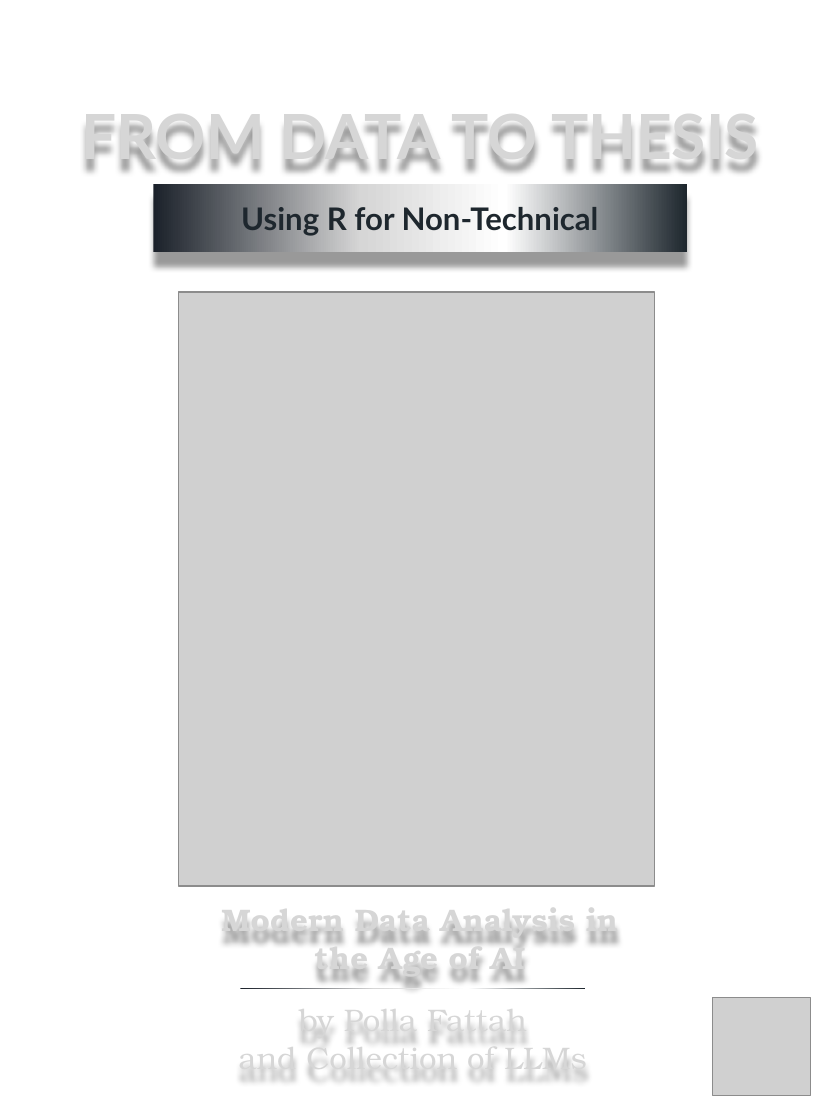
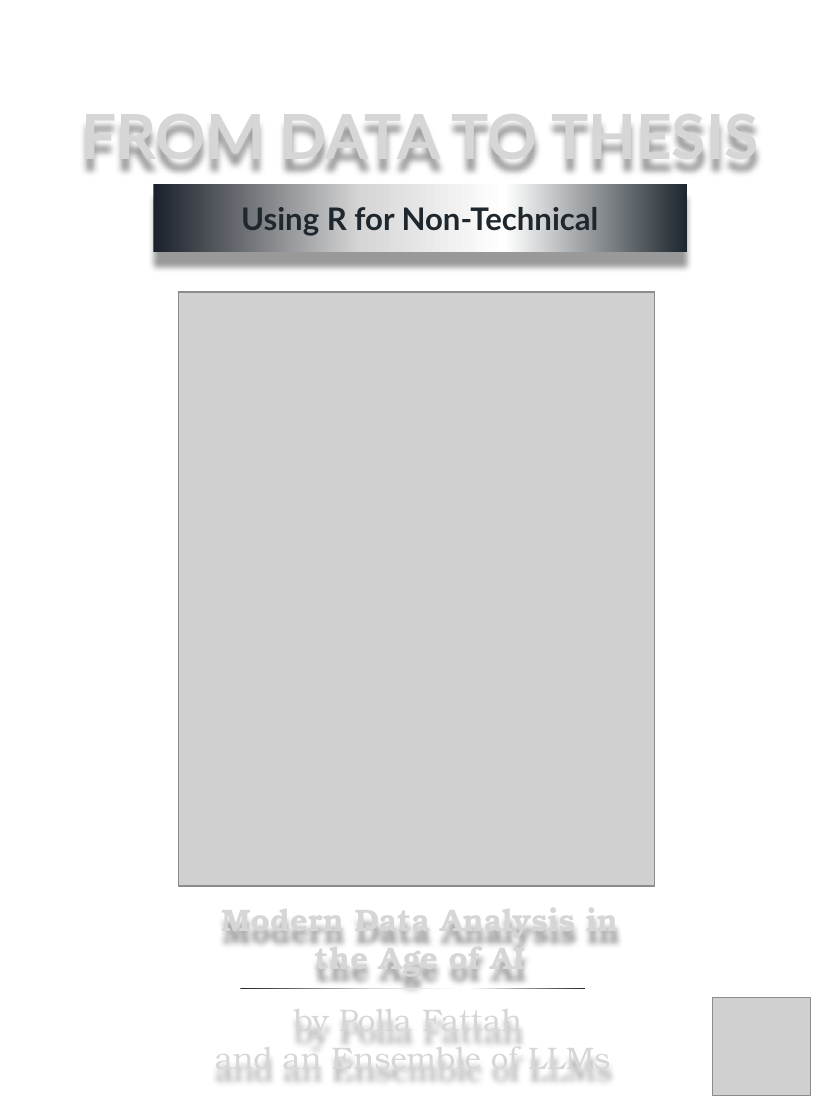
Before and after one commit to polla-fattah/data2thesis_r, a slide deck: slide 1 of Data2thesisBookCover.pptx. Drawn at 840x1120 pixels with LibreOffice and Linux fonts; fonts in the diff are those of the drawing; grey boxes stand for pictures; background and template pictures are left out. Boxes give left, top, right and bottom in pixels: in the first picture for what was removed or moved away, otherwise in the second. Text is boxed around its words. In the diff, an @@ line names an element or a change of style, - is before the commit and + after.

```diff
--- a/Data2thesisBookCover.pptx
+++ b/Data2thesisBookCover.pptx
@@ text at (215, 1036, 610, 1078): text changed @@
-and Collection of LLMs
+and an Ensemble of LLMs
```
Also in this commit, not shown: 11 other files.
